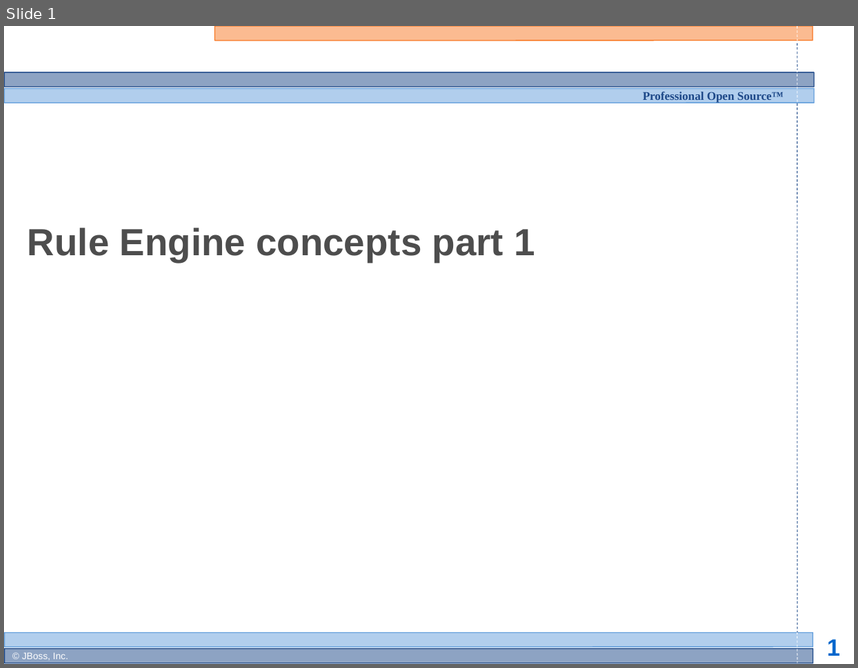
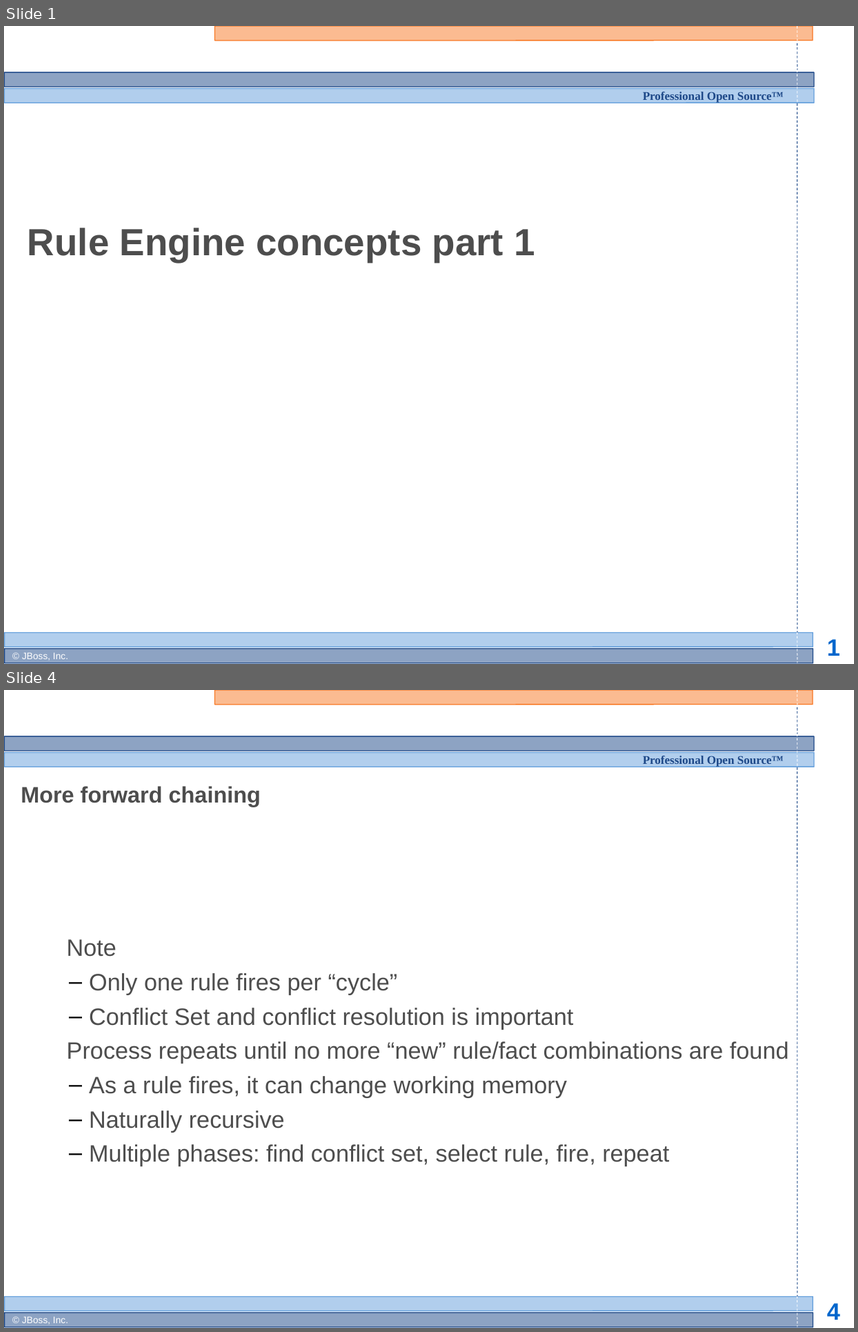
Before and after one commit to bobmcwhirter/drools, a slide deck: documentation/training/developers-course/Module 3 - Rule Engine Concepts 1.odp. Shown one above the other, each under a label of ours: slide 1 before the commit, slides 1 and 4 after it; the slides between them are not shown. The pictures are 858x668 and 858x1332 pixels, drawn with LibreOffice and Linux fonts; fonts in the diff are those of the drawing; background and template pictures are left out. Boxes give left, top, right and bottom in pixels: in the first picture for what was removed or moved away, otherwise in the second. Text is boxed around its words. In the diff, an @@ line names an element or a change of style, - is before the commit and + after.

```diff
--- a/documentation/training/developers-course/Module 3 - Rule Engine Concepts 1.odp
+++ b/documentation/training/developers-course/Module 3 - Rule Engine Concepts 1.odp
@@ slide 4 added at [4,690,854,1328], background #FFFFFF; not listed: 13 template elements that a slide beside it also shows @@
@@ title added at [21,786,261,807], 19 pt, text #4D4D4D, bold @@
+More forward chaining
@@ subtitle added at [67,939,789,1166], 20 pt, text #4D4D4D @@
+  Note
+  – Only one rule fires per “cycle”
+  – Conflict Set and conflict resolution is important
+  Process repeats until no more “new” rule/fact combinations are found
+  – As a rule fires, it can change working memory
+  – Naturally recursive
+  – Multiple phases: find conflict set, select rule, fire, repeat
```
Also in this commit, not shown: 1 slide changed, 7 other slides added, 2 slides removed.
